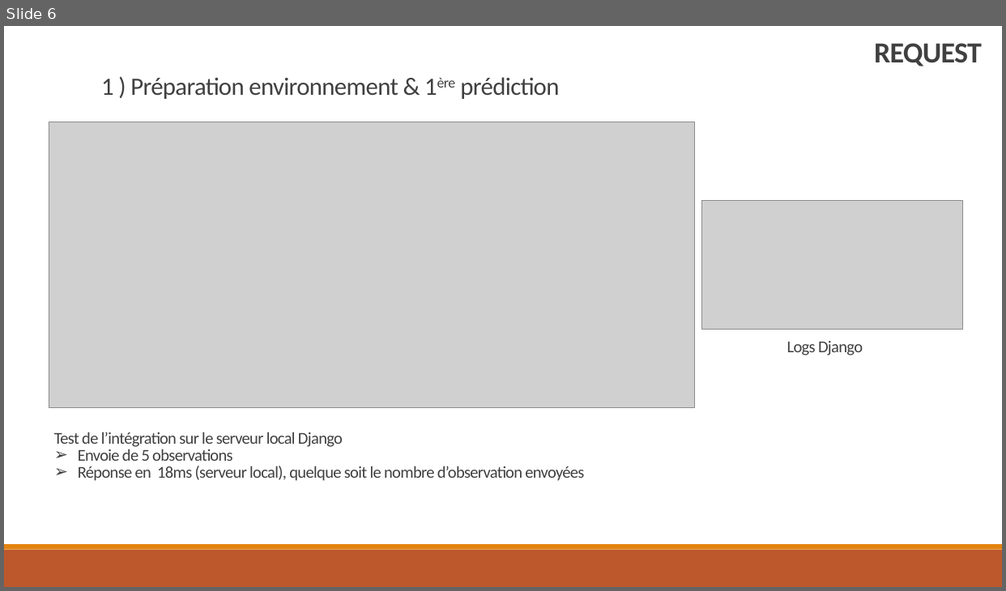
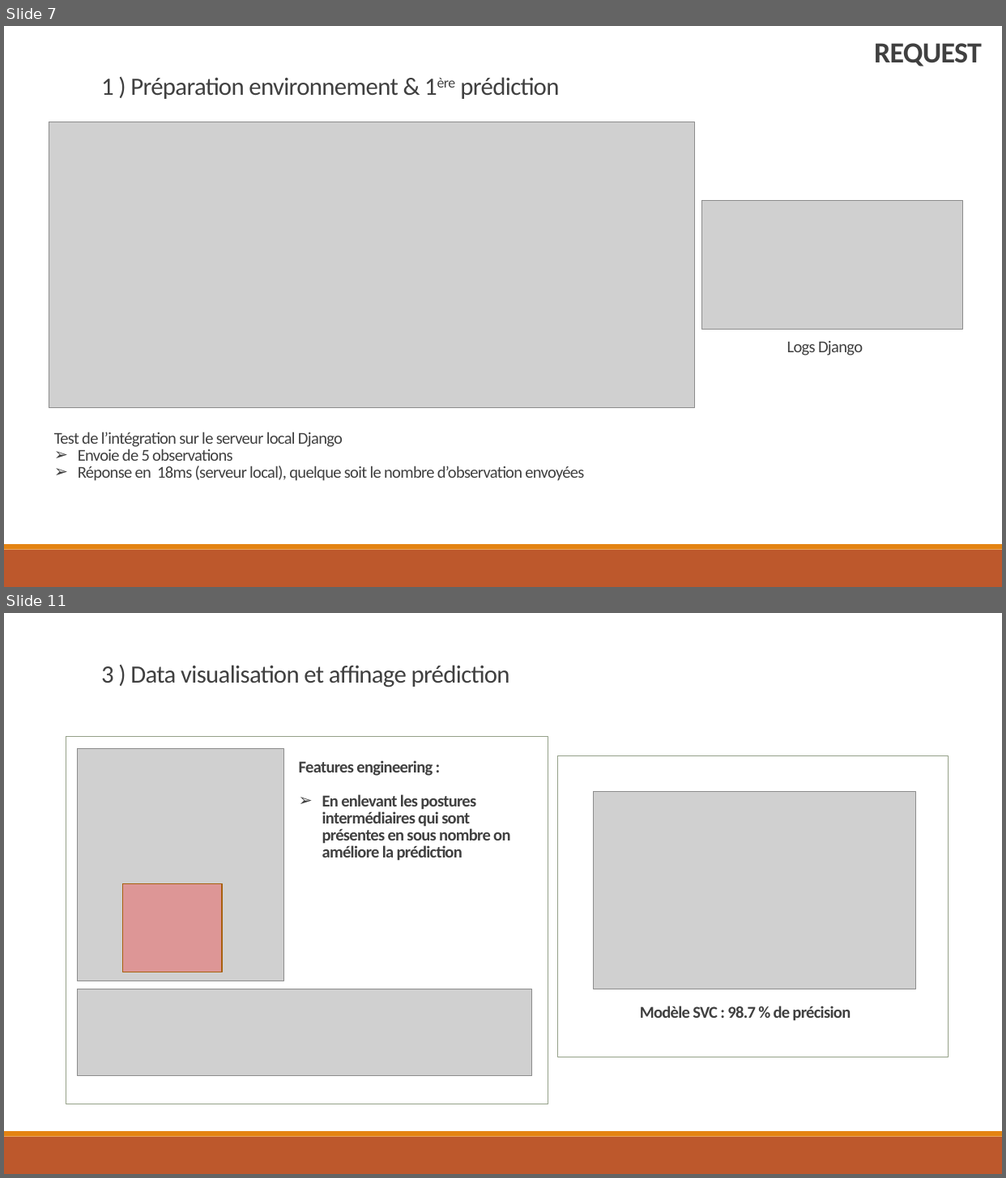
Before and after one commit to Koalananas/pythonfordata, a slide deck: rapport_marc_guynot.pptx. Shown one above the other, each under a label of ours: slide 6 before the commit, slides 7 and 11 after it; the slides between them are not shown. The pictures are 1006x591 and 1006x1178 pixels, drawn with LibreOffice and Linux fonts; fonts in the diff are those of the drawing; grey boxes stand for pictures. Boxes give left, top, right and bottom in pixels: in the first picture for what was removed or moved away, otherwise in the second. Text is boxed around its words. In the diff, an @@ line names an element or a change of style, - is before the commit and + after.

```diff
--- a/rapport_marc_guynot.pptx
+++ b/rapport_marc_guynot.pptx
@@ slide 11 added at [4, 613, 1002, 1174], background #FFFFFF; not listed: 3 template elements that a slide beside it also shows @@
@@ text added at [101, 665, 510, 688], 24 pt, text #404040 @@
+3 ) Data visualisation et affinage prédiction
@@ rectangle added at [66, 736, 548, 1104], outline #94A088 0.75 pt @@
@@ picture added at [78, 749, 284, 982] @@
@@ rectangle added at [84, 749, 918, 769], fill #FFFFFF, outline #FFFFFF 1.25 pt @@
@@ rectangle added at [557, 756, 948, 1057], outline #94A088 0.75 pt @@
@@ text added at [299, 760, 510, 861], 16 pt, text #404040, bold @@
+Features engineering :
+➢ En enlevant les postures intermédiaires qui sont présentes en sous nombre on améliore la prédiction
@@ picture added at [594, 791, 916, 990] @@
@@ rectangle added at [123, 884, 223, 973], fill #FF0000 at 28% opacity, outline #A9610D 1.25 pt @@
@@ picture added at [78, 990, 532, 1076] @@
@@ text added at [640, 1006, 850, 1021], 16 pt, text #404040, bold @@
+Modèle SVC : 98.7 % de précision
@@ what was slide 6 is now slide 7 @@
```
Also in this commit, not shown: 2 slides changed, 3 other slides added, 1 other file.
